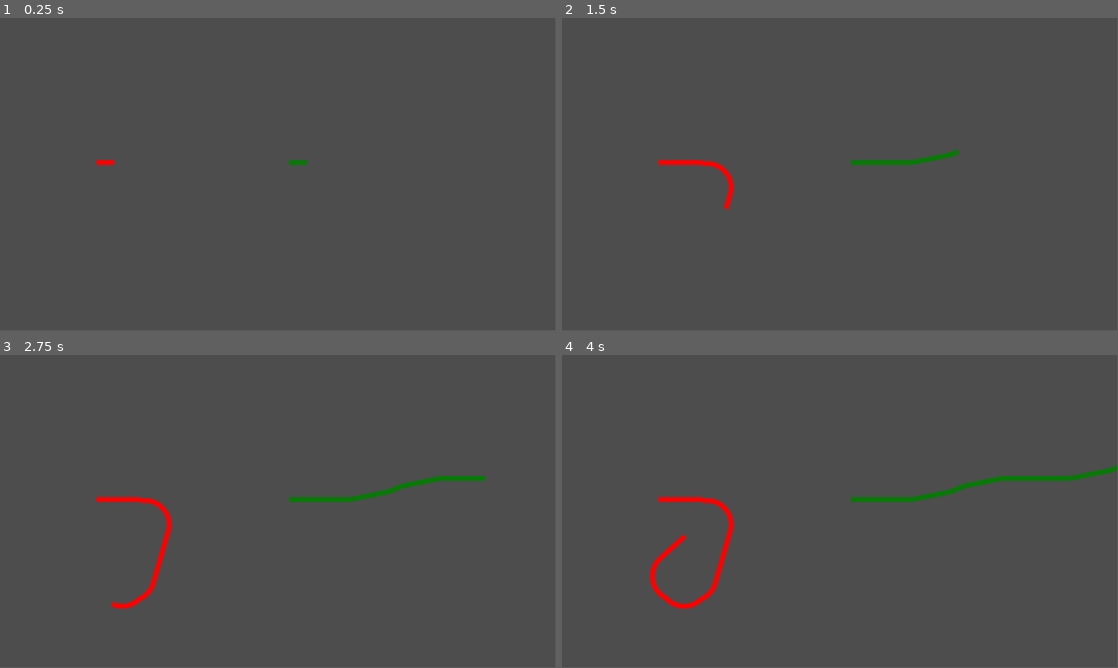
Above: before the commit, frames 1-4 (two rows, left to right).
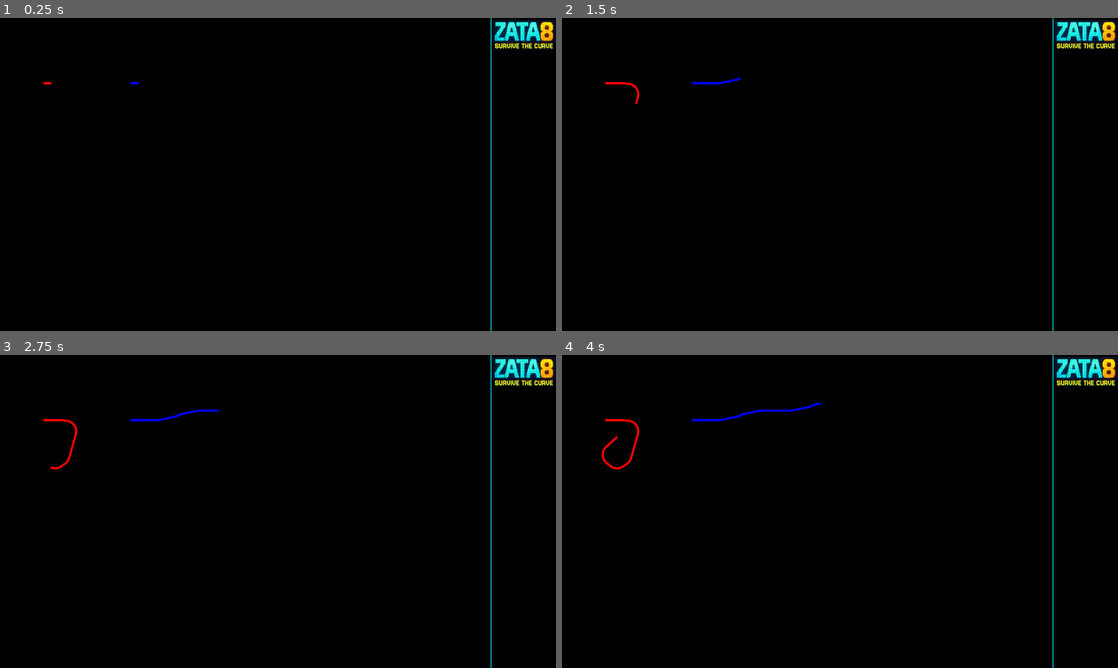
Above: after the commit, the same moments.

Repository: thespielplatz/zata8
Game: Godot game, scene res://Game.tscn
The game is run twice, just before and just after one commit, with the same random seed, the same clock (stepped at 60 frames per second) and the same inputs. Before the commit the project starts from res://main.tscn.
Inputs:
- Up to frame 1 (0.25 s): no input
- Up to frame 2 (1.5 s): hold W 0.53-1.28 s; tap Q at 0.6 s; tap O at 0.8, 1.35 s
- Up to frame 3 (2.75 s): tap P at 1.55, 2.1 s; hold W from 2.03 s (still down); tap Q at 2.3 s
- Up to frame 4 (4 s): tap Q at 2.85 s; tap O at 3.05, 3.6 s; release W at 3.53 s; tap P at 3.8 s
The window is 799x449 before the commit and 800x450 after it. Grey fills any space a smaller window leaves; there, only what the larger window draws over its background counts as a difference.

The runs differ from the first frame. In frame 1, 100% of the frame differs, in the area x 0-100%, y 0-100%; in frame 2, 100%; in frame 3, 100%; in frame 4, 100%.

Commit message:
chore: add basic layout to game

Diff:
--- /dev/null
+++ b/game/Game.gd
@@ -0,0 +1 @@
+extends Control
--- /dev/null
+++ b/game/Game.tscn
@@ -0,0 +1,32 @@
+[gd_scene load_steps=4 format=3 uid="uid://c1tbkpyg34v0s"]
+
+[ext_resource type="Script" uid="uid://bejyccthjgn6e" path="res://Game.gd" id="1_xkndl"]
+[ext_resource type="PackedScene" uid="uid://cdjk4b0nab8wi" path="res://GameArea/GameArea.tscn" id="2_u44n3"]
+[ext_resource type="PackedScene" uid="uid://bli3i0w436dhi" path="res://Scoreboard/Scoreboard.tscn" id="2_xkndl"]
+
+[node name="Game" type="Control"]
+layout_mode = 3
+anchors_preset = 15
+anchor_right = 1.0
+anchor_bottom = 1.0
+grow_horizontal = 2
+grow_vertical = 2
+script = ExtResource("1_xkndl")
+
+[node name="HBoxContainer" type="HBoxContainer" parent="."]
+layout_mode = 1
+anchors_preset = 15
+anchor_right = 1.0
+anchor_bottom = 1.0
+grow_horizontal = 2
+grow_vertical = 2
+theme_override_constants/separation = 0
+
+[node name="GameArea" parent="HBoxContainer" instance=ExtResource("2_u44n3")]
+layout_mode = 2
+size_flags_horizontal = 3
+
+[node name="Scoreboard" parent="HBoxContainer" instance=ExtResource("2_xkndl")]
+custom_minimum_size = Vector2(300, 0)
+layout_mode = 2
+size_flags_horizontal = 8
--- /dev/null
+++ b/game/GameArea/GameArea.gd
@@ -0,0 +1,23 @@
+extends Control
+
+var players = []
+
+func _ready():
+	var player_scene = load("res://Worm/Worm.tscn")
+	var player1 = player_scene.instantiate()
+	player1.name = "Player1"
+	player1.global_position = Vector2(200, 300)
+	player1.left_action = KEY_Q
+	player1.right_action = KEY_W
+	player1.color = Color.RED
+	add_child(player1)
+	players.push_back(player1)
+
+	var player2 = player_scene.instantiate()
+	player2.name = "Player2"
+	player2.color = Color.BLUE
+	player2.global_position = Vector2(600, 300)
+	player2.left_action = KEY_O
+	player2.right_action = KEY_P
+	add_child(player2)
+	players.push_back(player2)
--- /dev/null
+++ b/game/GameArea/GameArea.tscn
@@ -0,0 +1,21 @@
+[gd_scene load_steps=2 format=3 uid="uid://cdjk4b0nab8wi"]
+
+[ext_resource type="Script" uid="uid://df1t4pusp415j" path="res://GameArea/GameArea.gd" id="1_lu6a8"]
+
+[node name="GameArea" type="Control"]
+layout_mode = 3
+anchors_preset = 15
+anchor_right = 1.0
+anchor_bottom = 1.0
+grow_horizontal = 2
+grow_vertical = 2
+script = ExtResource("1_lu6a8")
+
+[node name="Background" type="ColorRect" parent="."]
+layout_mode = 1
+anchors_preset = 15
+anchor_right = 1.0
+anchor_bottom = 1.0
+grow_horizontal = 2
+grow_vertical = 2
+color = Color(0, 0, 0, 1)
--- /dev/null
+++ b/game/Scoreboard/Scoreboard.gd
@@ -0,0 +1 @@
+extends Node
--- /dev/null
+++ b/game/Scoreboard/Scoreboard.tscn
@@ -0,0 +1,53 @@
+[gd_scene load_steps=5 format=3 uid="uid://bli3i0w436dhi"]
+
+[ext_resource type="Script" uid="uid://4u0rdwjsb4u0" path="res://Scoreboard/Scoreboard.gd" id="1_dxrc0"]
+[ext_resource type="Texture2D" uid="uid://drpgr2brkr6wu" path="res://assets/zata8_logo.png" id="2_uj5bf"]
+[ext_resource type="FontFile" uid="uid://dyo5x55oe8eea" path="res://assets/Jersey15-Regular.ttf" id="3_50vnw"]
+
+[sub_resource type="LabelSettings" id="LabelSettings_p0f4m"]
+font = ExtResource("3_50vnw")
+font_size = 40
+font_color = Color(0.996078, 0.835294, 0.00392157, 1)
+shadow_size = 0
+shadow_color = Color(0.137255, 0.984314, 0.901961, 1)
+
+[node name="Scoreboard" type="Control"]
+layout_mode = 3
+anchors_preset = 9
+anchor_bottom = 1.0
+offset_right = 300.0
+grow_vertical = 2
+size_flags_horizontal = 0
+script = ExtResource("1_dxrc0")
+
+[node name="Backgroud" type="ColorRect" parent="."]
+layout_mode = 1
+anchors_preset = 15
+anchor_right = 1.0
+anchor_bottom = 1.0
+grow_horizontal = 2
+grow_vertical = 2
+color = Color(0, 0, 0, 1)
+
+[node name="Sprite2D" type="Sprite2D" parent="."]
+position = Vector2(2, 8)
+scale = Vector2(0.348, 0.348)
+texture = ExtResource("2_uj5bf")
+centered = false
+
+[node name="LeftBorder" type="ColorRect" parent="."]
+custom_minimum_size = Vector2(2, 0)
+layout_mode = 1
+anchors_preset = 9
+anchor_bottom = 1.0
+grow_vertical = 2
+color = Color(0, 1, 1, 1)
+
+[node name="Label" type="Label" parent="."]
+layout_mode = 0
+offset_left = 17.0
+offset_top = 107.0
+offset_right = 193.0
+offset_bottom = 134.0
+text = "SURVIVE THE CURVE"
+label_settings = SubResource("LabelSettings_p0f4m")
--- a/game/Player.gd
+++ b/game/Worm/Worm.gd
@@ -4,7 +4,7 @@
 @export var right_action: Key
 @export var speed: float = 150
 @export var turn_speed: float = 3.0
-@export var player_color: Color = Color.WHITE
+@export var color: Color = Color.WHITE
 
 var angle = 0.0
 var trail: Line2D
@@ -12,7 +12,7 @@
 
 func _ready():
 	trail = $Line2D
-	trail.default_color = player_color
+	trail.default_color = color
 	trail.add_point(playerHead)
 
 func _process(delta):
--- a/game/Player.tscn
+++ b/game/Worm/Worm.tscn
@@ -1,9 +1,9 @@
 [gd_scene load_steps=2 format=3 uid="uid://ca01j47gffbx2"]
 
-[ext_resource type="Script" uid="uid://dwjqddre8d17x" path="res://Player.gd" id="1_xhfnw"]
+[ext_resource type="Script" uid="uid://dwjqddre8d17x" path="res://Worm/Worm.gd" id="1_hvrp0"]
 
-[node name="Player" type="Node2D"]
-script = ExtResource("1_xhfnw")
+[node name="Worm" type="Node2D"]
+script = ExtResource("1_hvrp0")
 
 [node name="Sprite2D" type="Sprite2D" parent="."]
 
--- a/game/main.gd
+++ /dev/null
@@ -1,13 +0,0 @@
-extends Node2D
-
-@onready var player1 = $Player1
-@onready var player2 = $Player2
-
-func _ready():
-	player1.global_position = Vector2(200, 300)
-	player1.left_action = KEY_Q
-	player1.right_action = KEY_W
-
-	player2.global_position = Vector2(600, 300)
-	player2.left_action = KEY_O
-	player2.right_action = KEY_P
--- a/game/main.tscn
+++ /dev/null
@@ -1,13 +0,0 @@
-[gd_scene load_steps=3 format=3 uid="uid://c1tbkpyg34v0s"]
-
-[ext_resource type="Script" uid="uid://bejyccthjgn6e" path="res://main.gd" id="1_ig7tw"]
-[ext_resource type="PackedScene" uid="uid://ca01j47gffbx2" path="res://Player.tscn" id="2_0xm2m"]
-
-[node name="Main" type="Node2D"]
-script = ExtResource("1_ig7tw")
-
-[node name="Player1" parent="." instance=ExtResource("2_0xm2m")]
-player_color = Color(100, 0, 0, 1)
-
-[node name="Player2" parent="." instance=ExtResource("2_0xm2m")]
-player_color = Color(0.0294124, 0.477417, 0.0238992, 1)
--- a/game/project.godot
+++ b/game/project.godot
@@ -15,6 +15,12 @@
 config/features=PackedStringArray("4.4", "Mobile")
 config/icon="res://icon.svg"
 
+[display]
+
+window/size/viewport_width=2560
+window/size/viewport_height=1440
+window/stretch/mode="viewport"
+
 [rendering]
 
 renderer/rendering_method="mobile"
Renamed: game/main.gd.uid -> game/Game.gd.uid
Not shown, added: game/GameArea/GameArea.gd.uid
Not shown, added: game/Scoreboard/Scoreboard.gd.uid
Renamed: game/Player.gd.uid -> game/Worm/Worm.gd.uid
Binary file added: game/assets/Jersey15-Regular.ttf
Not shown, added: game/assets/Jersey15-Regular.ttf.import
Binary file added: game/assets/zata8_logo.png
Not shown, added: game/assets/zata8_logo.png.import
